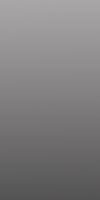
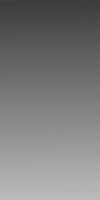
Two versions of the same layered image (100 × 200). Layer-by-layer changes:
added layer "Background copy" (63%) above "Background" over [0, 0, 100, 200]
